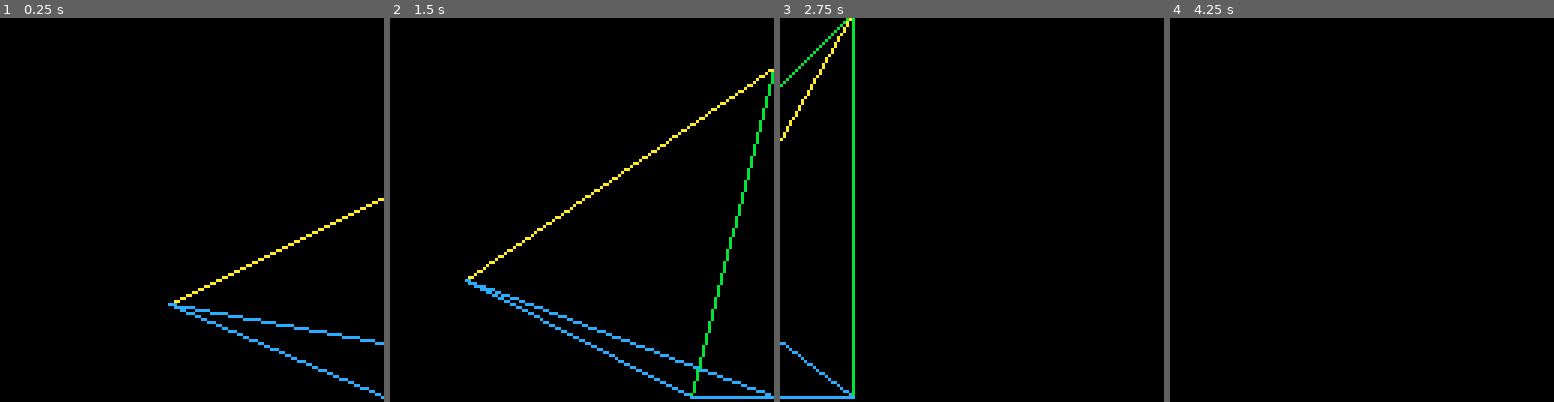
Above: before the commit, frames 1-4 (left to right).
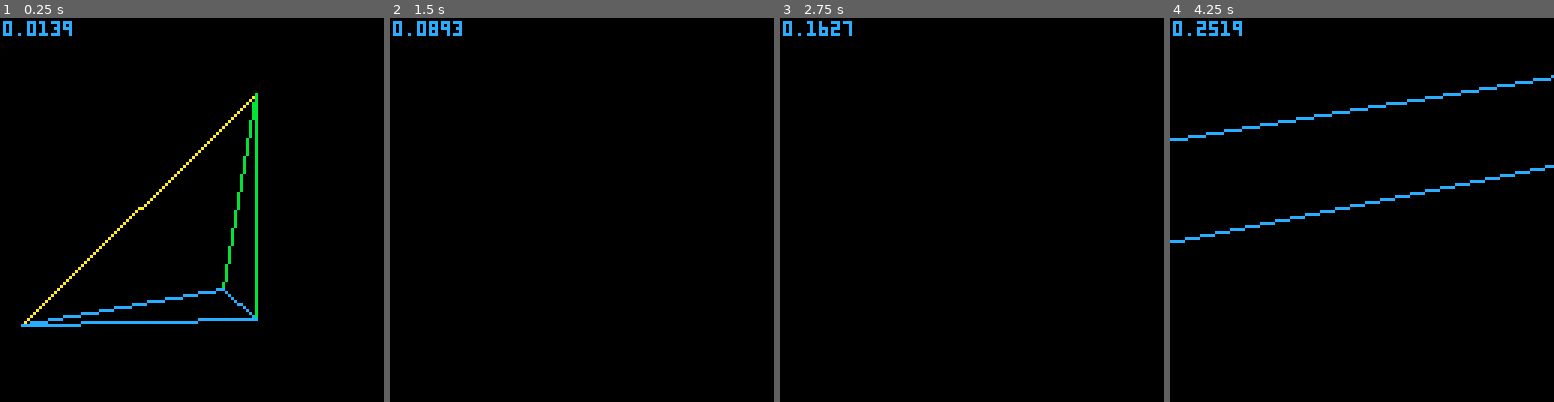
Above: after the commit, the same moments.

Repository: ajbowen249/pico83D
Game: PICO-8 cartridge t2.p8
Same seed, same stepped clock (60 frames per second), same inputs: the game is played once before the commit and once after it.
Inputs:
- Up to frame 1 (0.25 s): no input
- Up to frame 2 (1.5 s): no input
- Up to frame 3 (2.75 s): no input
- Up to frame 4 (4.25 s): no input

The runs differ from the first frame. In frame 1, 3.7% of the frame differs, in the area x 0-100%, y 0-100%; in frame 2, 2.9%; in frame 3, 1.7%; in frame 4, 1.9%.

Commit message:
Fix screen-space projection

Diff:
--- a/t2.p8
+++ b/t2.p8
@@ -72,12 +72,12 @@
 -- END MATH SUPPORT
 
 function project()
-    tanFov = abs(tan(camera.fov))
+    local tanFov = abs(tan(camera.fov/2))
     local nearPlaneW=tanFov*camera.near
     local farPlaneW=tanFov*camera.far
     local pixelScale=screenWidth/(nearPlaneW*2)
 
-    local perspectiveSF=(1/((farPlaneW-nearPlaneW)/(camera.far-camera.near)))
+    local perspectiveSF=(farPlaneW-nearPlaneW)/(camera.far-camera.near)
 
     local cameraXRot={
         {1,                 0,                    0,0},
@@ -101,11 +101,10 @@
     local cameraRot = multMat(cameraXRot, cameraYRot)
     cameraRot = multMat(cameraRot, cameraZRot)
 
-    centralOffset=(1/pixelScale)*(screenWidth/2)
     cameraTran={
-        (camera.loc[1]-centralOffset)*-1,
-        camera.loc[2],
-        (camera.loc[3]-centralOffset)*-1,
+        camera.loc[1]*-1,
+        camera.loc[2]*-1,
+        camera.loc[3]*-1,
     }
 
     local projectedModels={}
@@ -120,12 +119,20 @@
         for vi,vert in pairs(model.vertices) do
             -- translate relative to camera
             local vertex=add3131(cameraTran, vert)
+
             -- rotate relative to camera
             vertex=mult3144(vertex, cameraRot)
+
             -- perspective scaling
             local scaleFactor=vertex[2]*perspectiveSF
-            vertex[1]*=scaleFactor
-            vertex[3]*=scaleFactor
+            vertex[1]/=scaleFactor
+            vertex[3]/=scaleFactor
+
+            -- screeen-space projection
+            vertex[1]*=pixelScale
+            vertex[3]*=pixelScale
+            vertex[1]+=screenWidth/2
+            vertex[3]+=screenHeight/2
 
             projectedModel.vertices[vi]=vertex
         end
@@ -177,10 +184,10 @@
 models = {
     {
         vertices={
-            {0,10,5},
-            {10,10,10},
-            {10,10,0},
-            {10,20,0},
+            {-5,10,0},
+            {5,10,10},
+            {5,10,0},
+            {5,20,0},
         },
         faces={
             {1,2,3,10},
@@ -199,20 +206,22 @@
 end
 
 camera={
-    loc={-10,0,0},
+    loc={0,-15,5},
     rot={0,0,0},
     fov=60/360,
-    near=0.01,
+    near=1,
     far=100
 }
 
 function _update60()
-    camera.rot[3]+=.001
+    camera.rot[3] = (camera.rot[3] + 0.001) % 1
 end
 
 function _draw()
     cls()
     draw3D()
+    cursor(1,1)
+    print(camera.rot[3])
 end
 
 --draw3D()
